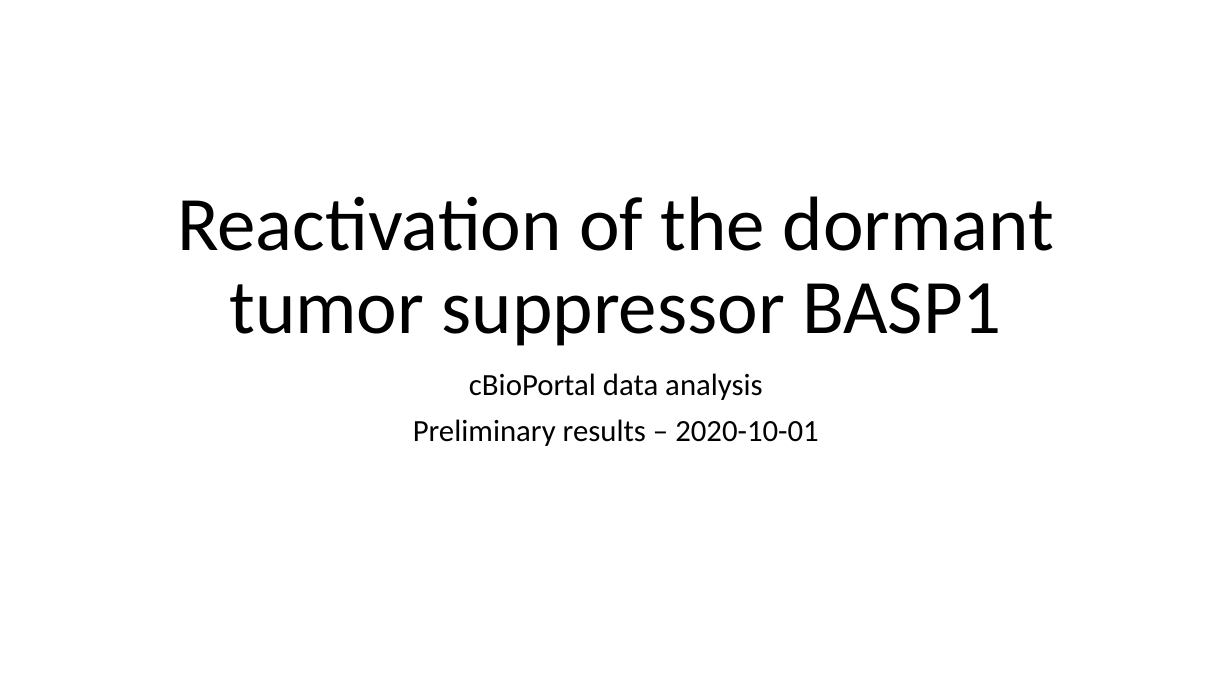
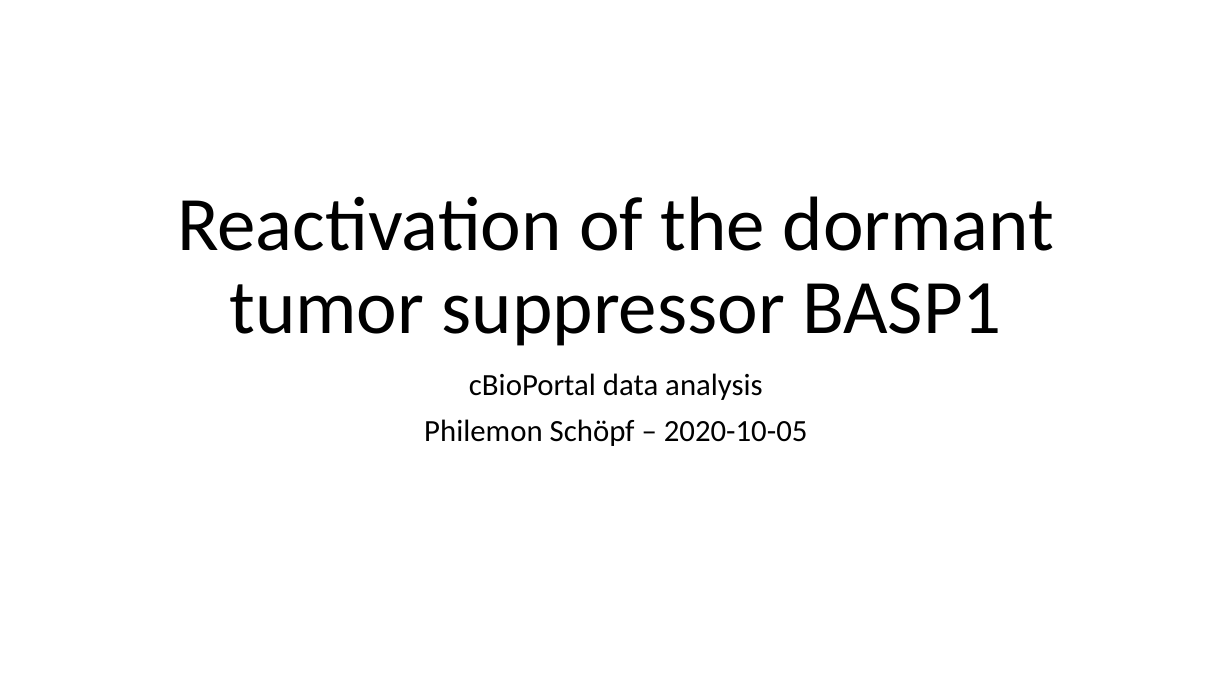
Before and after one commit to phschoepf/rnaRatio, a slide deck: slide 1 of presentation.pptx. Drawn at 1232x693 pixels with LibreOffice and Linux fonts; fonts in the diff are those of the drawing. Boxes give left, top, right and bottom in pixels: in the first picture for what was removed or moved away, otherwise in the second. Text is boxed around its words. In the diff, an @@ line names an element or a change of style, - is before the commit and + after.

```diff
--- a/presentation.pptx
+++ b/presentation.pptx
@@ subtitle at [424,419,808,446]: text changed @@
-Preliminary results – 2020-10-01
+Philemon Schöpf – 2020-10-05
```
Also in this commit, not shown: 9 slides added, 1 slide removed, 21 other files.
